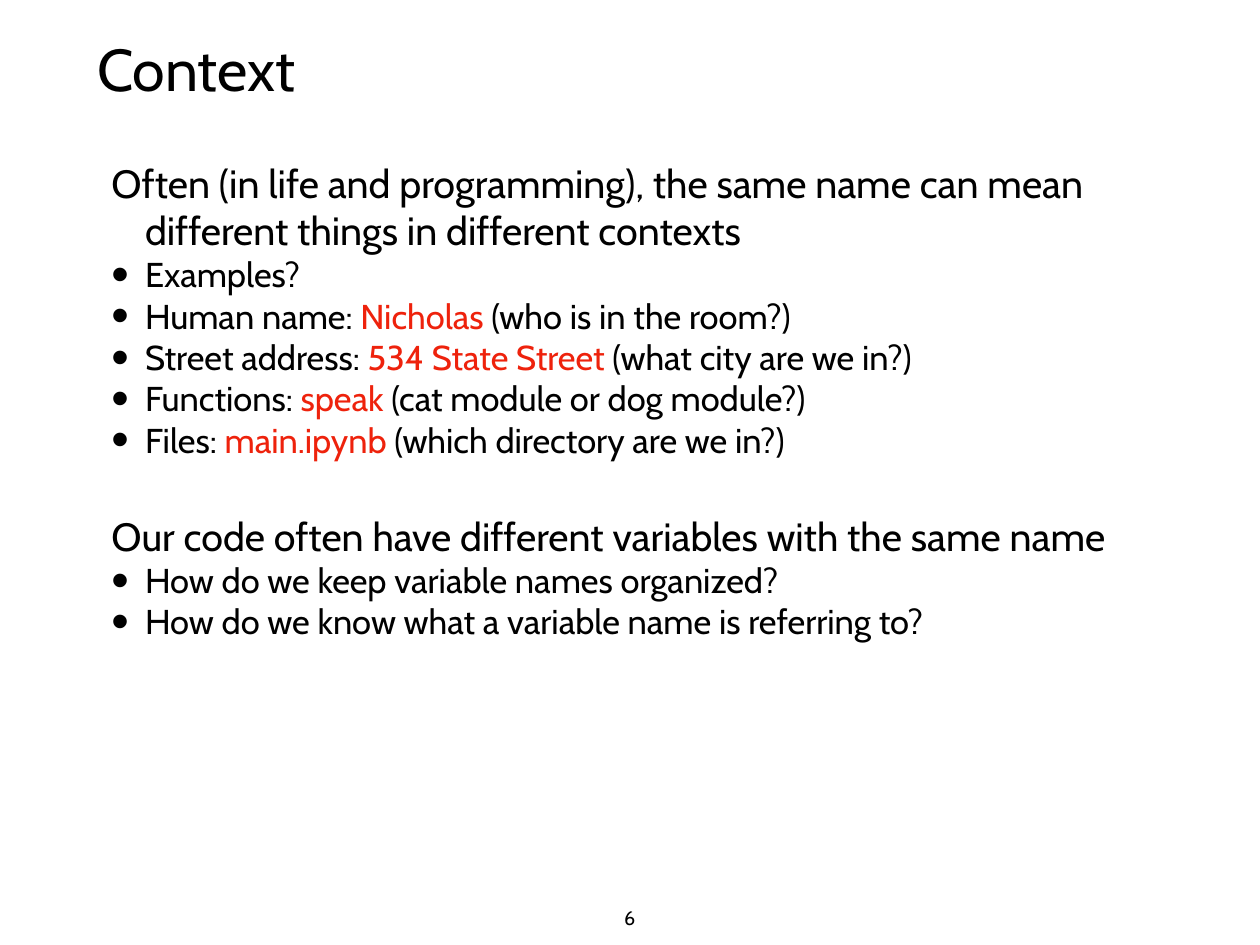
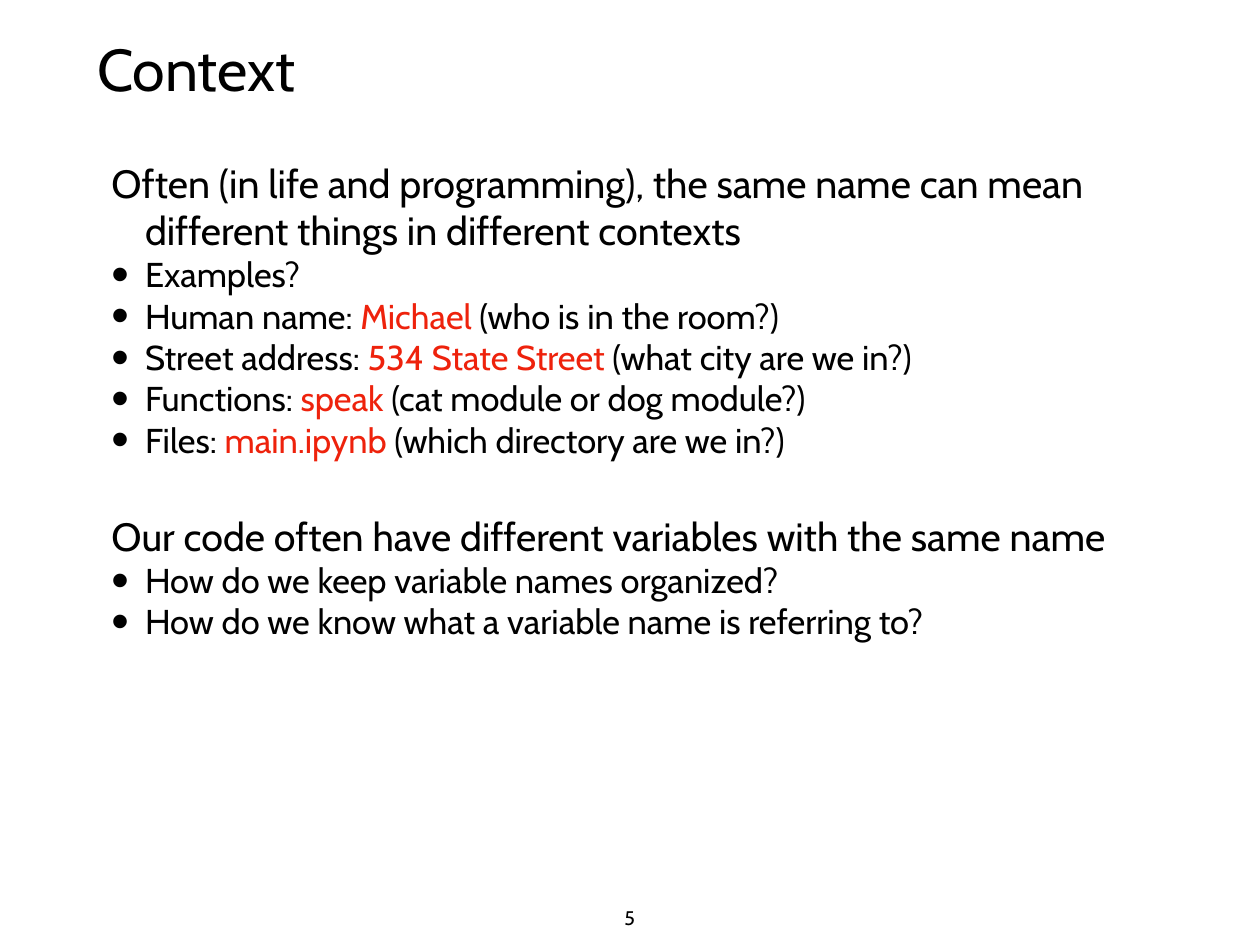
Before and after one commit to tylerharter/caraza-harter-com, a slide deck: slide 5 of tyler/meena/cs220/f20/materials/lec_07_F20.ppt (slide 6 before the commit). Drawn at 1260x945 pixels with LibreOffice and Linux fonts; fonts in the diff are those of the drawing. Boxes give left, top, right and bottom in pixels: in the first picture for what was removed or moved away, otherwise in the second. Text is boxed around its words. In the diff, an @@ line names an element or a change of style, - is before the commit and + after.

```diff
--- a/tyler/meena/cs220/f20/materials/lec_07_F20.ppt
+++ b/tyler/meena/cs220/f20/materials/lec_07_F20.ppt
@@ text at bbox=[145, 303, 779, 334]: text changed @@
-• Human name: Nicholas (who is in the room?)
+• Human name: Michael (who is in the room?)
@@ page number at bbox=[624, 911, 635, 926]: text changed @@
-6
+5
```
Also in this commit, not shown: 13 other slides changed, 1 slide removed, 1 other file.
